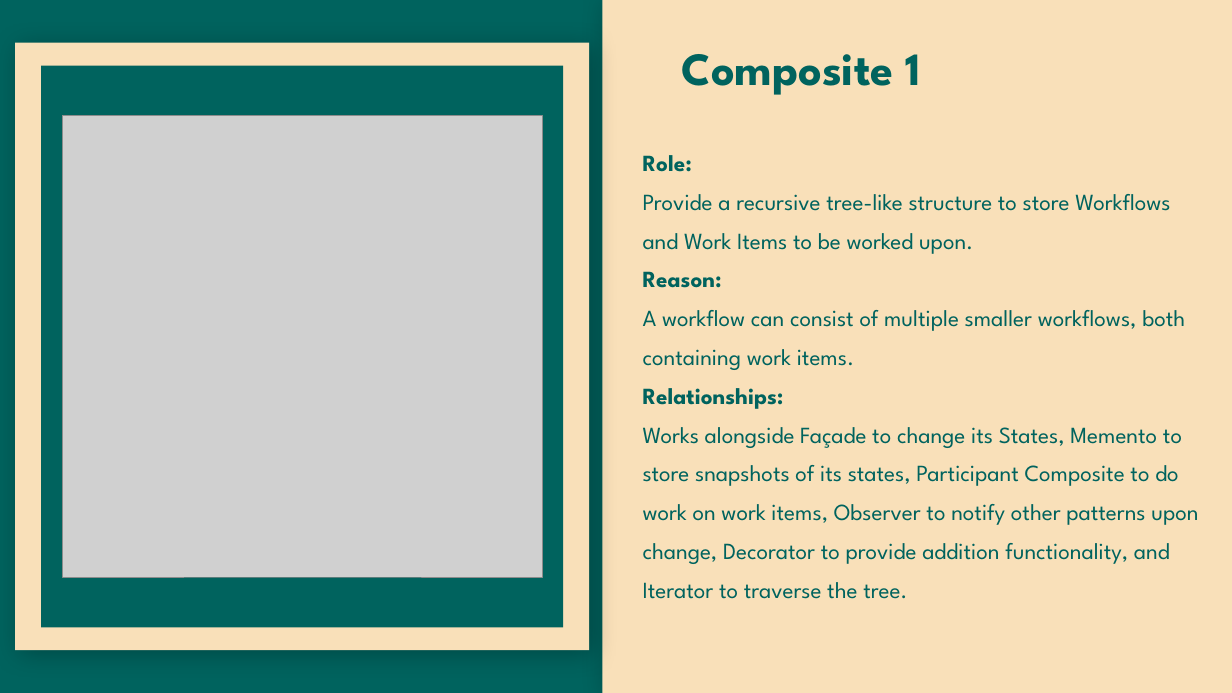
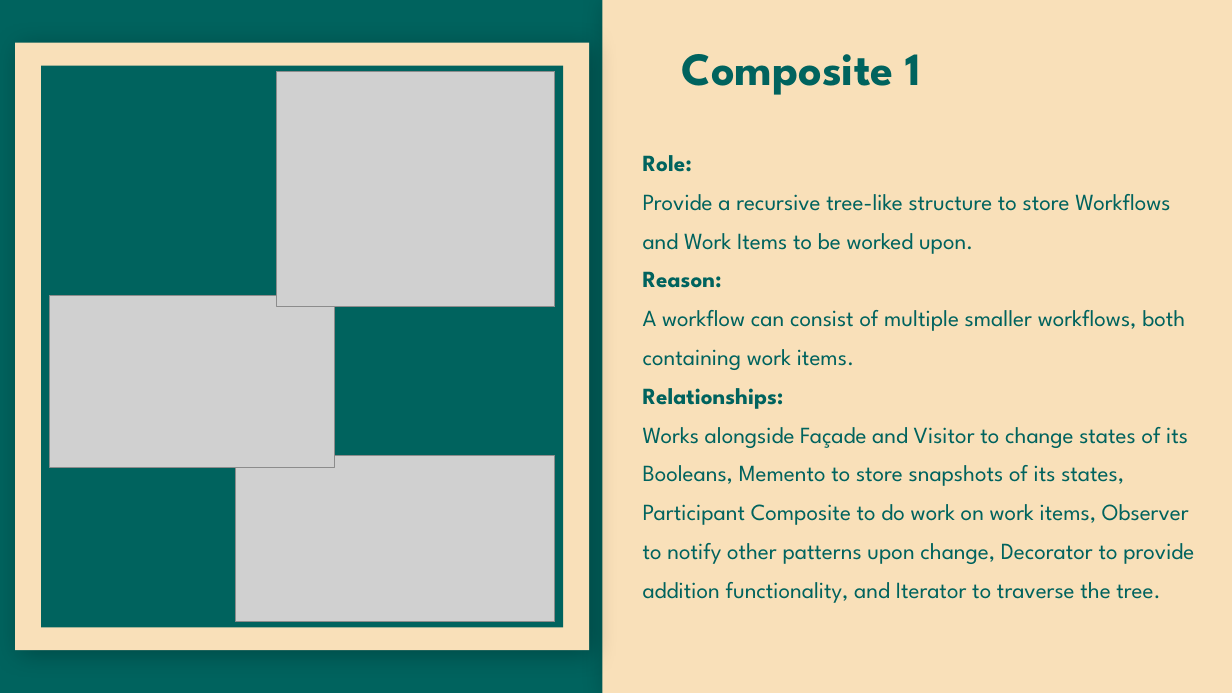
Before and after one commit to yashGhela/cos214prac6, a slide deck: slide 9 of Presentation/TIVIDY-Presentation.pptx (slide 10 before the commit). Drawn at 1232x693 pixels with LibreOffice and Linux fonts; fonts in the diff are those of the drawing; grey boxes stand for pictures; background and template pictures are left out. Boxes give left, top, right and bottom in pixels: in the first picture for what was removed or moved away, otherwise in the second. Text is boxed around its words. In the diff, an @@ line names an element or a change of style, - is before the commit and + after.

```diff
--- a/Presentation/TIVIDY-Presentation.pptx
+++ b/Presentation/TIVIDY-Presentation.pptx
@@ picture added at box(276, 71, 555, 307) @@
@@ picture removed at box(63, 116, 543, 577) @@
@@ picture added at box(50, 296, 335, 468) @@
@@ text at box(643, 427, 1194, 603): text changed @@
-Works alongside Façade to change its States, Memento to store snapshots of its states, Participant Composite to do work on work items, Observer to notify other patterns upon change, Decorator to provide addition functionality, and Iterator to traverse the tree.
+Works alongside Façade and Visitor to change states of its Booleans, Memento to store snapshots of its states, Participant Composite to do work on work items, Observer to notify other patterns upon change, Decorator to provide addition functionality, and Iterator to traverse the tree.
@@ picture added at box(236, 456, 555, 622) @@
```
Also in this commit, not shown: 15 other slides changed, 1 slide added, 3 slides removed, 6 other files.
